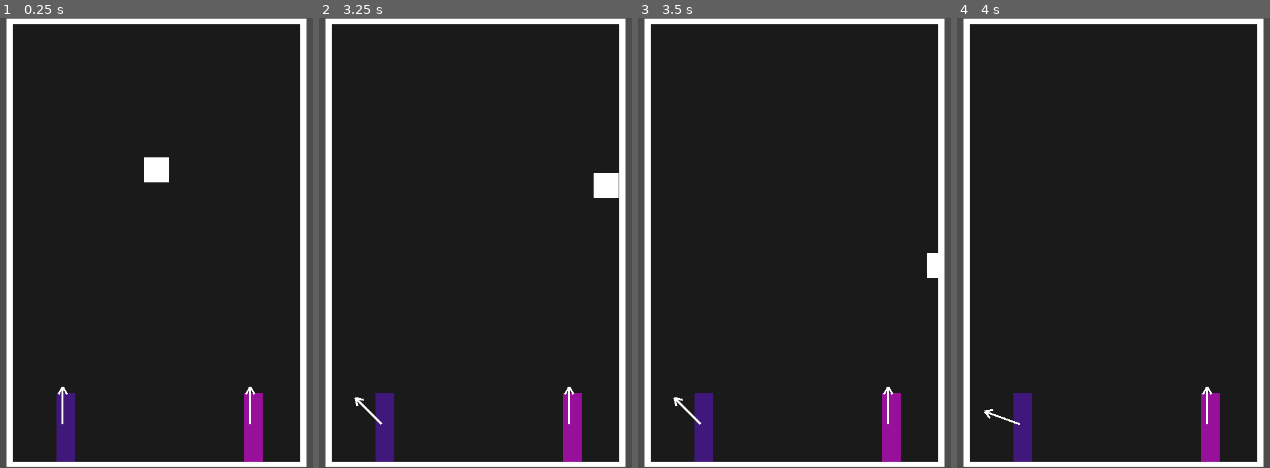
Above: before the commit, frames 1-4 (left to right).
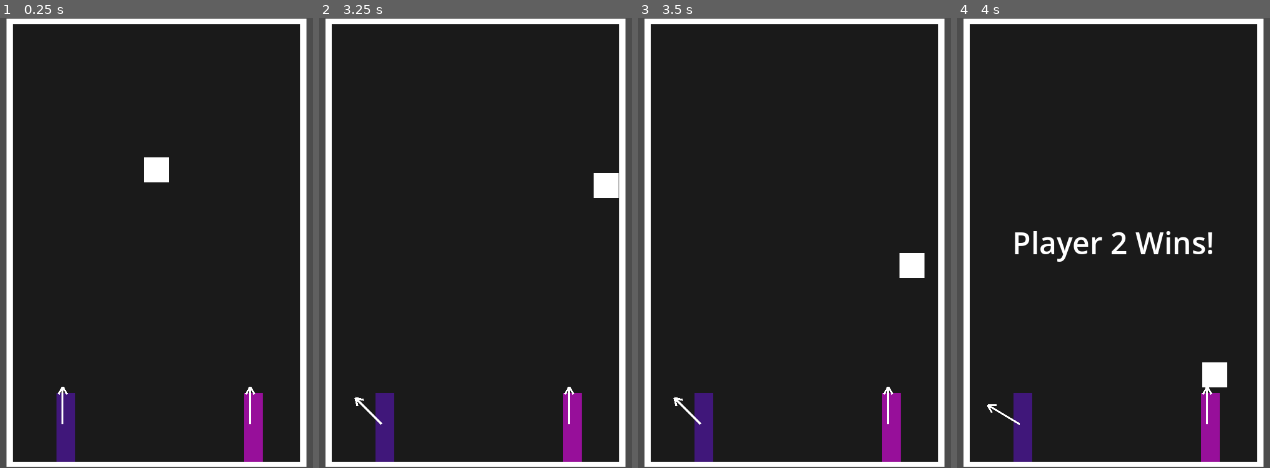
Above: after the commit, the same moments.

Repository: DockerSox/kick-n-catchv3
Game: Godot game, scene res://Scenes/main.tscn
The game is run twice, just before and just after one commit, with the same random seed, the same clock (stepped at 60 frames per second) and the same inputs.
Inputs:
- Up to frame 1 (0.25 s): no input
- Up to frame 2 (3.25 s): tap Enter at 0.5 s; hold A (p1_left) 1.28-2.03 s
- Up to frame 3 (3.5 s): no input
- Up to frame 4 (4 s): hold A (p1_left) from 3.53 s (still down)

Frames 1-2 are identical in both runs. In frame 3, 0.7% of the frame differs, in the area x 83-96%, y 52-58%; in frame 4, 1.9%, in the area x 8-87%, y 47-91%.

Commit message:
tie restart WIP

Diff:
--- a/Scripts/ball.gd
+++ b/Scripts/ball.gd
@@ -1,6 +1,7 @@
 extends Area2D
 
 signal paddle_hit(paddle: Area2D)
+signal hit_bottom
 
 var velocity: Vector2 = Vector2.ZERO
 var active: bool = false
@@ -13,6 +14,8 @@
 		paddle_hit.emit(area)
 
 func launch() -> void:
+	active = false
+	velocity = Vector2.ZERO
 	var screen: Vector2 = Vector2(460, 700)
 
 	for _attempt in range(200):
@@ -65,3 +68,18 @@
 		return
 	velocity.y += 400.0 * delta
 	position += velocity * delta
+
+	# Safety wall clamps
+	if position.x < 20.0:
+		position.x = 20.0
+		velocity.x = abs(velocity.x)
+	elif position.x > 440.0:
+		position.x = 440.0
+		velocity.x = -abs(velocity.x)
+
+	# Floor detection
+	if position.y >= 700.0:
+		position.y = 700.0
+		velocity = Vector2.ZERO
+		active = false
+		hit_bottom.emit()
--- a/Scripts/main.gd
+++ b/Scripts/main.gd
@@ -5,21 +5,28 @@
 @onready var paddle_right: Area2D = $SubViewportContainer/SubViewport/ContestUnitB
 @onready var win_label: Label = $SubViewportContainer/SubViewport/UI/WinLabel
 
-@export var two_player: bool = true  # false = Player vs CPU
+@export var two_player: bool = true
 
 func _ready() -> void:
+	win_label.set_anchors_and_offsets_preset(Control.PRESET_FULL_RECT)
+	ball.paddle_hit.connect(_on_paddle_hit)
+	ball.hit_bottom.connect(_on_ball_hit_bottom)
+	await _start_round()
+
+func _start_round() -> void:
 	var screen: Vector2 = Vector2(460, 700)
+
+	# Reset ball
 	ball.position = Vector2(screen.x / 2.0, screen.y / 3.0)
+	ball.velocity = Vector2.ZERO
+	ball.active = false
 
+	# Reset paddles
 	paddle_left.start_position = Vector2(80, 700.0 - 60.0)
 	paddle_left.position = paddle_left.start_position
 	paddle_right.start_position = Vector2(460.0 - 80, 700.0 - 60.0)
 	paddle_right.position = paddle_right.start_position
-
 	paddle_right.is_cpu = not two_player
-
-	# Connect to the ball's own signal instead of area_entered directly
-	ball.paddle_hit.connect(_on_paddle_hit)
 
 	await get_tree().create_timer(1.0).timeout
 	ball.launch()
@@ -33,13 +40,21 @@
 
 	$SubViewportContainer/SubViewport.handle_input_locally = false
 
-	win_label.set_anchor_and_offset(SIDE_LEFT, 0, 0)
-	win_label.set_anchor_and_offset(SIDE_RIGHT, 1, 0)
-	win_label.set_anchor_and_offset(SIDE_TOP, 0, 0)
-	win_label.set_anchor_and_offset(SIDE_BOTTOM, 1, 0)
+func _on_ball_hit_bottom() -> void:
+	# Only restart if both paddles have launched
+	var left_launched: bool = paddle_left.state == paddle_left.State.LAUNCHED
+	var right_launched: bool = paddle_right.state == paddle_right.State.LAUNCHED
+	if left_launched and right_launched:
+		_try_again()
+
+func _try_again() -> void:
+	win_label.text = "TRY AGAIN"
+	win_label.visible = true
+	await get_tree().create_timer(2.0).timeout
+	win_label.visible = false
+	await _start_round()
 
 func _on_paddle_hit(area: Area2D) -> void:
-	print("hit detected: ", area.name)
 	if area == paddle_left:
 		_end_game("Player 1 Wins!")
 	elif area == paddle_right:
@@ -51,5 +66,4 @@
 func _end_game(message: String) -> void:
 	win_label.text = message
 	win_label.visible = true
-	await get_tree().process_frame
 	get_tree().paused = true
